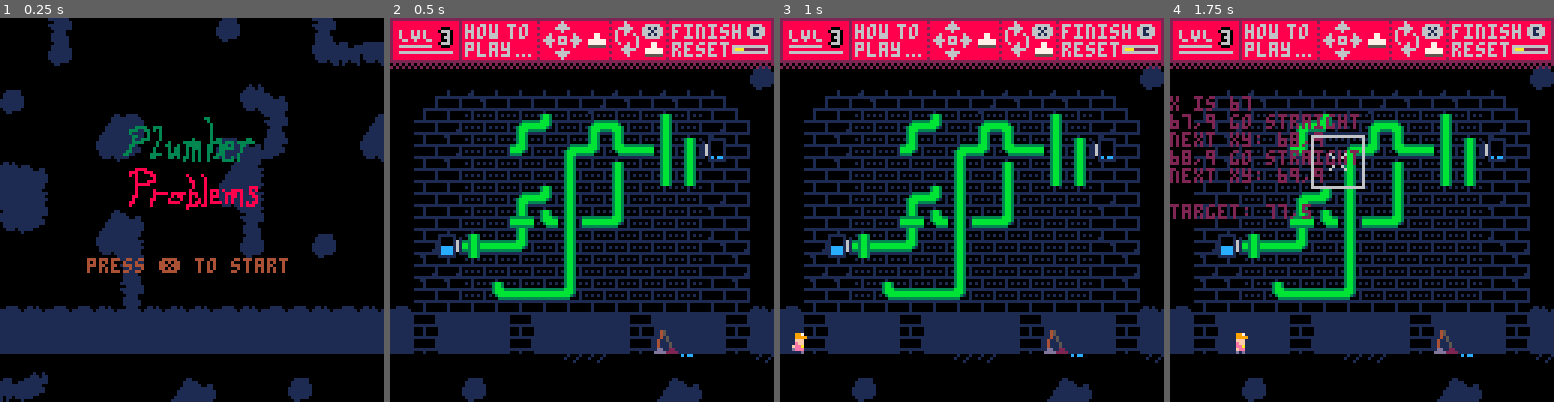
Above: before the commit, frames 1-4 (left to right).
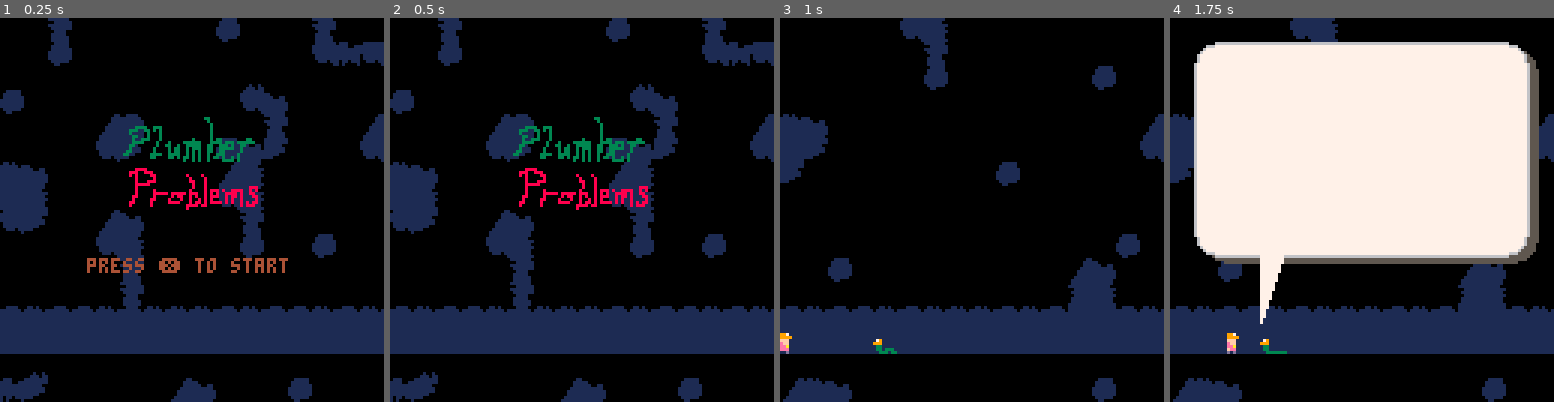
Above: after the commit, the same moments.

Repository: mphelp/picoresearch
Game: PICO-8 cartridge carts/game1.p8
The game is run twice, just before and just after one commit, with the same random seed, the same clock (stepped at 60 frames per second) and the same inputs.
Inputs:
- Up to frame 1 (0.25 s): no input
- Up to frame 2 (0.5 s): tap X (X key) at 0.33 s
- Up to frame 3 (1 s): tap O (Z key) at 0.7 s
- Up to frame 4 (1.75 s): tap X (X key) at 1.07 s; hold Right from 1.6 s (still down); tap O (Z key) at 1.7 s

Frame 1 is identical in both runs. In frame 2, 44% of the frame differs, in the area x 0-100%, y 0-100%; in frame 3, 44%; in frame 4, 70%.

Commit message:
successful debugging

Diff:
--- a/carts/game1.p8
+++ b/carts/game1.p8
@@ -377,10 +377,10 @@
 	bgcolor = 0,
     title_bgcolor = 0,
     DEBUG = false,
-    DEBUG_SOLN = true,
-    SHOW_SOLN = true,
+    DEBUG_SOLN = false,
+    SHOW_SOLN = false,
     DEBUG_INTRO = false,
-    SKIPTOLEVEL1 = true,
+    SKIPTOLEVEL1 = false,
 }
 -- g means global
 gst = {
@@ -483,7 +483,7 @@
 	by = 5,
     mapx = 0, -- map block position of cursor
     mapy = 0,
-	mode = 2, -- mode x mode grid
+	mode = 1, -- mode x mode grid
 	col = 6,
     zoomInDone = false,
     zoomOutDone = false,
@@ -571,8 +571,9 @@
         pl_update_walk(1)
         if (intro_timer == worm.speech_intervals[#worm.speech_intervals]) then
             gstate = "move"
-            glevel = 3
+            glevel = 1
             play_bridge() -- for now
+            pl.x = -10
         end
     end
 end
@@ -583,7 +584,7 @@
         local i = flr(heater_cooler.h.i)
         mset(gst[glevel].r.s.x,gst[glevel].r.s.y,gsprites.source_heater[i])
     end
-    if (gst[glevel].g.s != nil) then -- green source heater
+    if (gst[glevel].g.s != nil) then -- green source cooler
         local i = flr(heater_cooler.c.i)
         mset(gst[glevel].g.s.x,gst[glevel].g.s.y,gsprites.source_cooler[i])
     end
@@ -592,9 +593,8 @@
             local i = flr(heater_cooler.h.i)
             mset(gst[glevel].r.t.x,gst[glevel].r.t.y,gsprites.target_heater[i])
         end
-        if (gst[glevel].g.t != nil) then -- green target heater
-            local i = flr(heater_cooler.c.i)
-            mset(gst[glevel].g.t.x,gst[glevel].g.t.y,gsprites.target_cooler[i])
+        if (gst[glevel].g.t != nil) then -- green target cooler
+            mset(gst[glevel].g.t.x,gst[glevel].g.t.y,gsprites.target_cooler[0])
         end
     end
 end
@@ -821,7 +821,7 @@
             -- move x and y
             x += x_from_sol_dir(sol_dir)
             y += y_from_sol_dir(sol_dir)
-            if (config.DEBUG_SOLN) debug_string = debug_string .."next xy: "..x..","..y.."\n"
+            --if (config.DEBUG_SOLN) debug_string = debug_string .."next xy: "..x..","..y.."\n"
         end
     end
     return true
@@ -833,7 +833,7 @@
         return true
     end
     local x, y = gst[glevel].g.s.x+1, gst[glevel].g.s.y
-    debug_string = debug_string .. "\nx is "..x.."\n"
+    --debug_string = debug_string .. "\nx is "..x.."\n"
     -- red: 1 right side, 2 bottom side, 4 left side, 8 top side
     -- green: 16, 32, 64, 128 (unfinished)
     sol_dir = 2 -- left side
@@ -867,7 +867,7 @@
             -- move x and y
             x += x_from_sol_dir(sol_dir)
             y += y_from_sol_dir(sol_dir)
-            if (config.DEBUG_SOLN) debug_string = debug_string .."next xy: "..x..","..y.."\n"
+            --if (config.DEBUG_SOLN) debug_string = debug_string .."next xy: "..x..","..y.."\n"
         end
     end
     return true
@@ -1250,7 +1250,7 @@
 22222222111100000011101111100000222222220000000077777776222222221dd1122111111111111111110000000000000000000000000000000000000000
 2222222200010000000000010000000022222222000000007777777622222222dddd222211111111111111110000000000000000000000000000000000000000
 __gff__
-000000000000000000000000000000000903060c0f0f050a000000000000000090909090f0f050500000000000000000693c96c3a55a0000000000000000000000000000000000000000000000000000000000000000000000000000000000000000000000000000000000000001000000000000000000000000000000010101
+000000000000000000000000000000000903060c0f0f050a0000000000000000903060c0f0f050a00000000000000000693c96c3a55a0000000000000000000000000000000000000000000000000000000000000000000000000000000000000000000000000000000000000001000000000000000000000000000000010101
 0000000000000000000000000000000000000000000000000000000000000000000000000000000000000000000000000000000000000000000000000000000000000000000000000000000000000000000000000000000000000000000000000000000000000000000000000000000000000000000000000000000000000000
 __map__
 0000d3000000000000d1000000d300000000000000f2d500000000000000000000000000e2d50000d3000000000000000000000000000000000000000000000000000000000000000000000000000000000000000000000000000000000000000000000000000000000000000000000048484848484848484848484848484848
